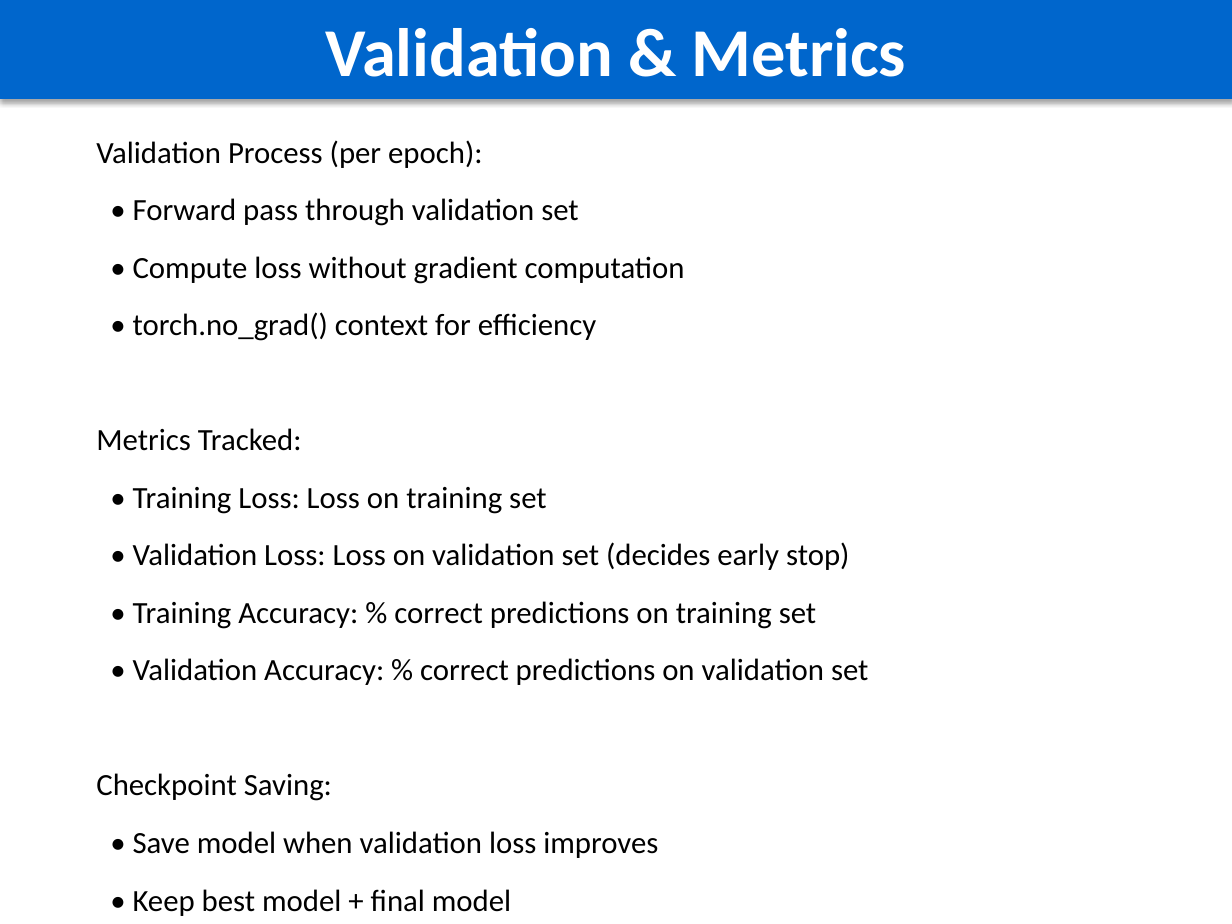
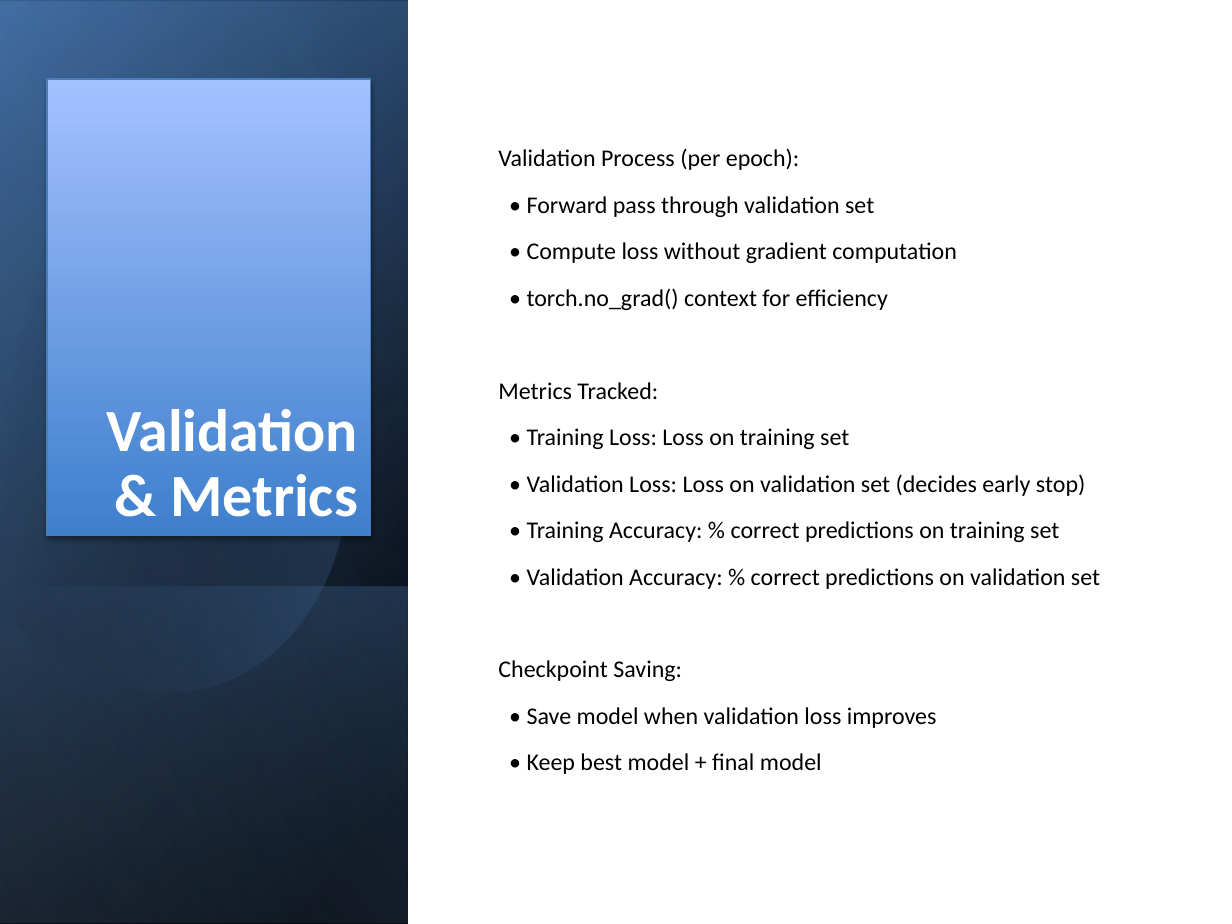
Before and after one commit to Bernardo1205/Deep-Learning, a slide deck: slide 11 of src/assignment-2/CNN/CNN_Classification_Report.pptx (slide 9 before the commit). Drawn at 1232x924 pixels with LibreOffice and Linux fonts; fonts in the diff are those of the drawing. Boxes give left, top, right and bottom in pixels: in the first picture for what was removed or moved away, otherwise in the second. Text is boxed around its words. In the diff, an @@ line names an element or a change of style, - is before the commit and + after.

```diff
--- a/src/assignment-2/CNN/CNN_Classification_Report.pptx
+++ b/src/assignment-2/CNN/CNN_Classification_Report.pptx
@@ rectangle added at [0,0,1232,924], fill #FFFFFF @@
@@ rectangle added at [1,0,408,923], fill gradient #000000 to #376092 @@
@@ rectangle added at [1,2,408,924], fill gradient #000000 to #4F81BD @@
@@ rectangle added at [1,0,408,922], fill gradient #000000 to #95B3D7 @@
@@ freeform shape added at [0,87,414,737], fill gradient #000000 to #4F81BD @@
@@ rectangle "Validation & Metrics": place and size @@
-rectangle "Validation & Metrics" at [0,0,1232,99]
+rectangle "Validation & Metrics" at [47,79,371,535]
@@ rectangle "Validation & Metrics" at [47,79,371,535]: size 40 to 35 pt; alignment centre to right; line spacing 1 to 0.9; more space between paragraphs; vertical alignment middle to bottom; fill #0066CC to gradient #3F80CE to #A4C4FF; outline #0066CC 0.75 pt to #4B7EBC 0.75 pt @@
@@ text "Validation Process (per epoch):": place and size @@
-text "Validation Process (per epoch):" at [96,140,869,916]
+text "Validation Process (per epoch):" at [498,148,1100,774]
@@ text "Validation Process (per epoch):" at [498,148,1100,774]: size 18 to 14 pt; line spacing 1 to 0.9; vertical alignment top to middle @@
@@ rectangle added at [1,587,408,924], fill gradient #4F81BD to #000000 @@
```
Also in this commit, not shown: 7 other slides changed, 15 slides added, 2 slides removed, 13 other files.
